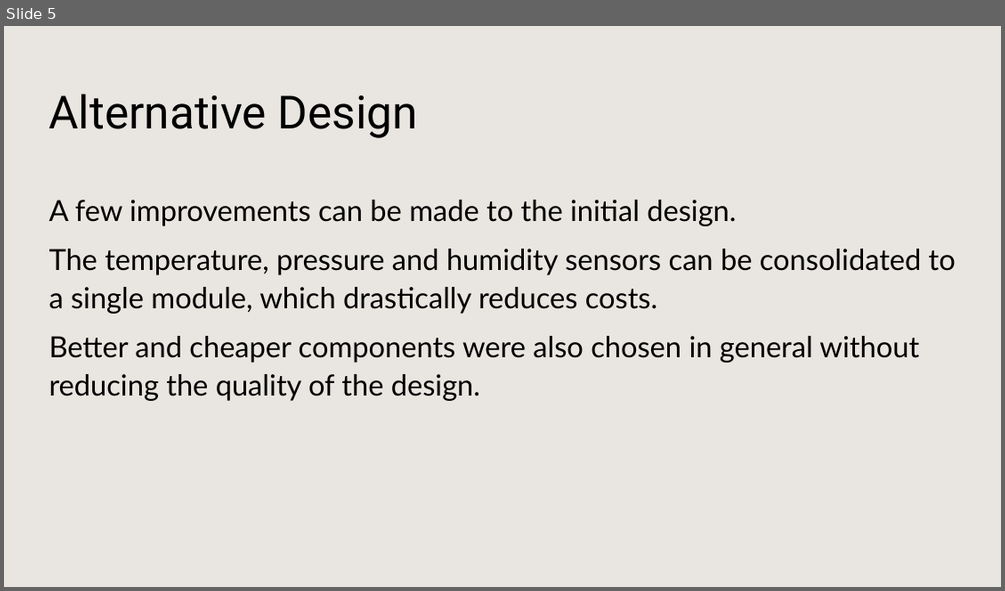
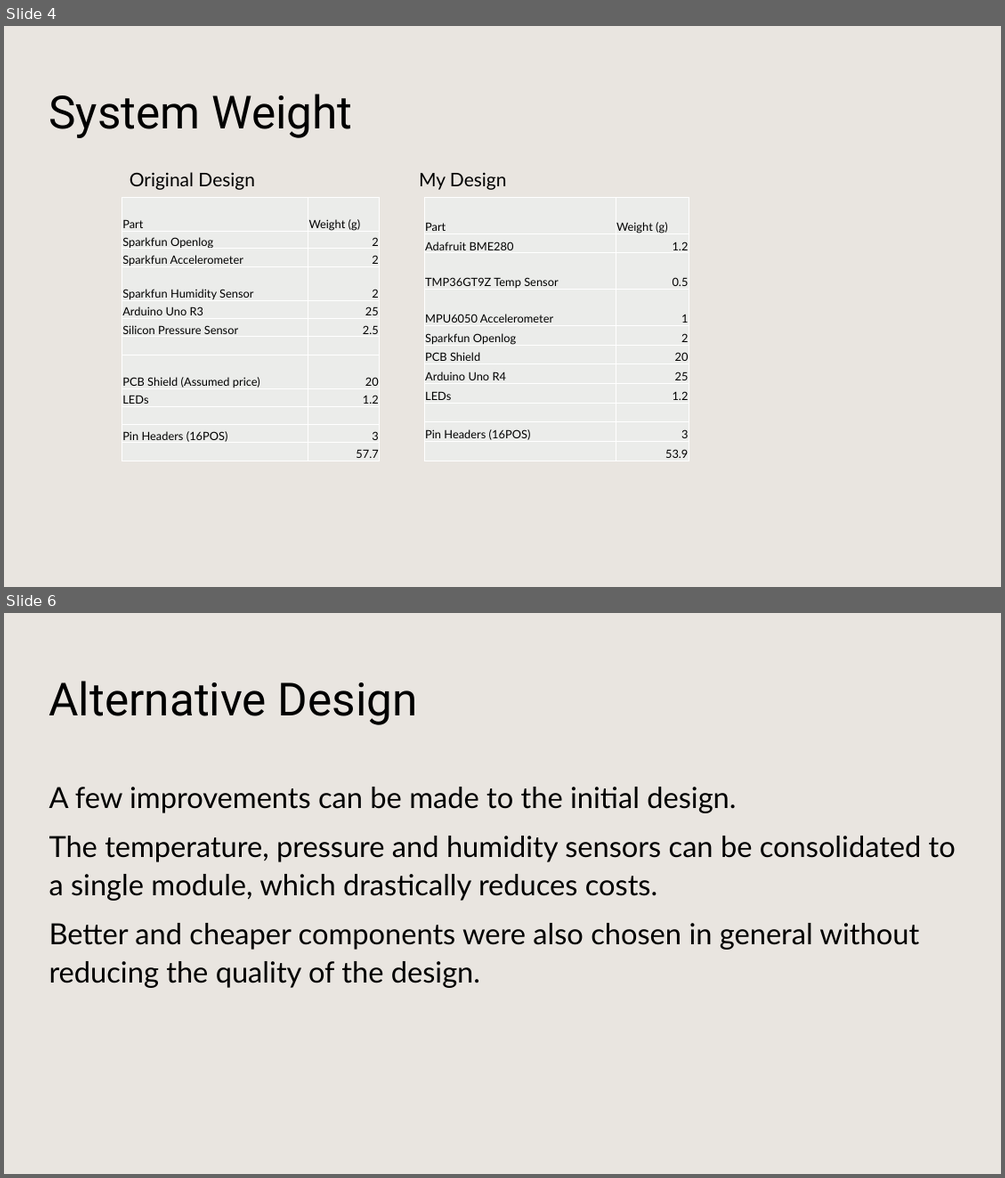
Before and after one commit to jhall8686/ENCE_3210_Jackson_Hall, a slide deck: FinalProjectPresentation.pptx. Shown one above the other, each under a label of ours: slide 5 before the commit, slides 4 and 6 after it; the slides between them are not shown. The pictures are 1005x591 and 1005x1178 pixels, drawn with LibreOffice and Linux fonts; fonts in the diff are those of the drawing; background and template pictures are left out. Boxes give left, top, right and bottom in pixels: in the first picture for what was removed or moved away, otherwise in the second. Text is boxed around its words. In the diff, an @@ line names an element or a change of style, - is before the commit and + after.

```diff
--- a/FinalProjectPresentation.pptx
+++ b/FinalProjectPresentation.pptx
@@ slide 4 added at <box>4,26,1001,587</box>, background #FFFFFF; not listed: 1 template element that a slide beside it also shows @@
@@ title added at <box>49,94,352,138</box>, 44 pt, text #000000 @@
+System Weight
@@ text added at <box>129,172,255,190</box>, 18 pt, text #000000 @@
+Original Design
@@ text added at <box>419,172,507,190</box>, 18 pt, text #000000 @@
+My Design
@@ table added at <box>122,197,380,461</box>, 12 rows, 2 columns @@
+Part | Weight (g)
+Sparkfun Openlog | 2
+Sparkfun Accelerometer | 2
+Sparkfun Humidity Sensor | 2
+Arduino Uno R3 | 25
+Silicon Pressure Sensor | 2.5
+ | 
+PCB Shield (Assumed price) | 20
+LEDs | 1.2
+ | 
+Pin Headers (16POS) | 3
+ | 57.7
@@ table added at <box>424,197,688,461</box>, 11 rows, 2 columns @@
+Part | Weight (g)
+Adafruit BME280 | 1.2
+TMP36GT9Z Temp Sensor | 0.5
+MPU6050 Accelerometer | 1
+Sparkfun Openlog | 2
+PCB Shield | 20
+Arduino Uno R4 | 25
+LEDs | 1.2
+ | 
+Pin Headers (16POS) | 3
+ | 53.9
@@ what was slide 5 is now slide 6 @@
```
Also in this commit, not shown: 3 slides changed, 1 other slide added.
